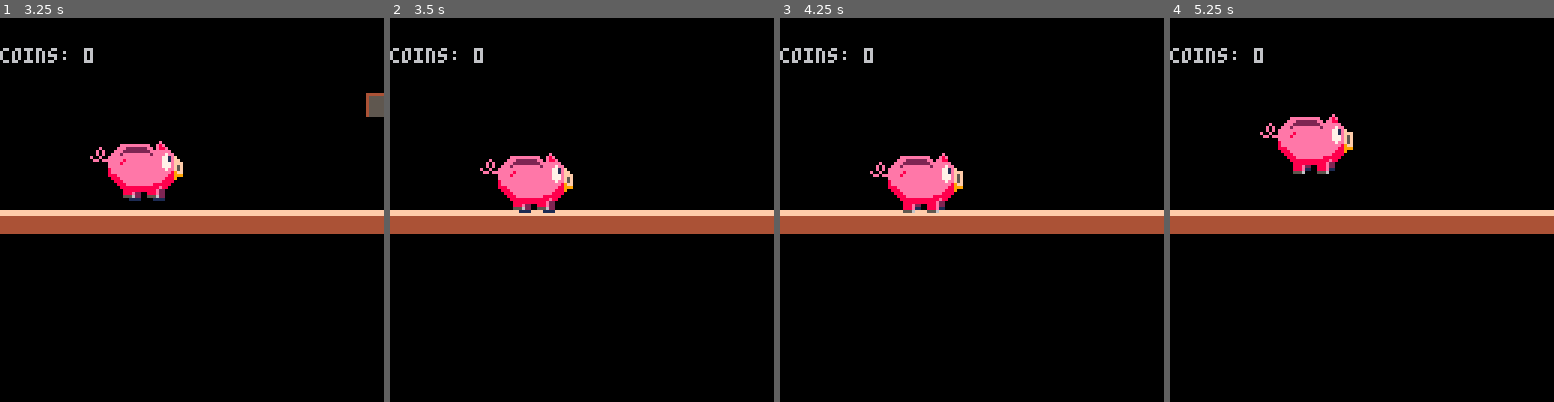
Above: before the commit, frames 1-4 (left to right).
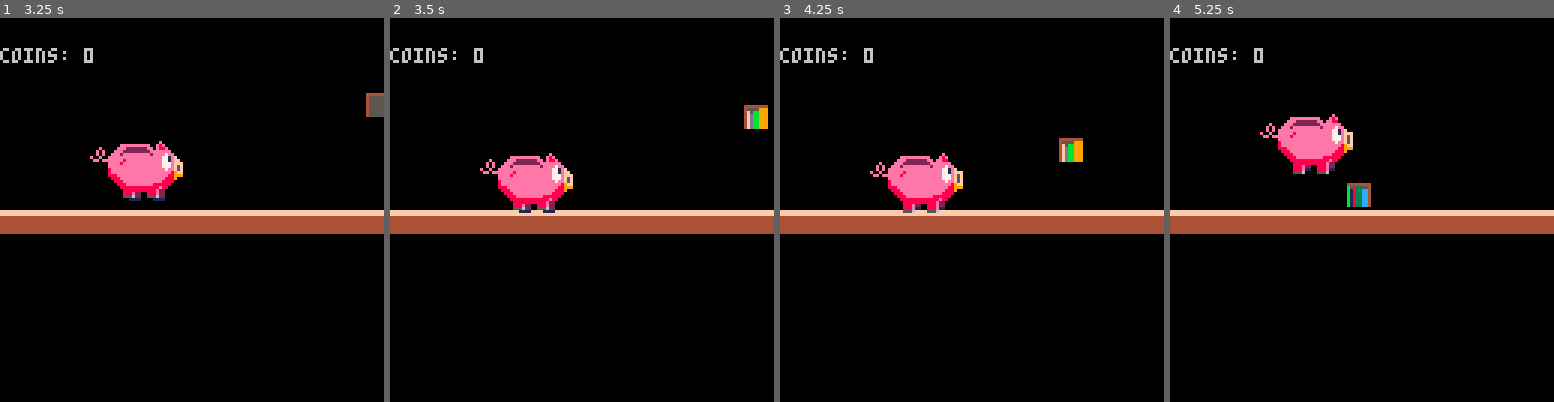
Above: after the commit, the same moments.

Repository: Houzvicka/ld44
Game: PICO-8 cartridge piggy.p8
The game is run twice, just before and just after one commit, with the same random seed, the same clock (stepped at 60 frames per second) and the same inputs.
Inputs:
- Up to frame 1 (3.25 s): hold Right 1.6-2.1 s; hold Up 2.15-2.42 s; hold Right 2.47-3.03 s; hold Left from 3.08 s (still down)
- Up to frame 2 (3.5 s): keep holding Left
- Up to frame 3 (4.25 s): release Left at 3.58 s; hold Right from 4.02 s (still down)
- Up to frame 4 (5.25 s): release Right at 4.68 s; hold Up 4.73-5.03 s; hold Left from 5.08 s (still down)

Frame 1 is identical in both runs. In frame 2, 0.4% of the frame differs, in the area x 92-99%, y 22-29%; in frame 3, 0.4%; in frame 4, 0.4%.

Commit message:
Update piggy.p8
new assets

Diff:
--- a/piggy.p8
+++ b/piggy.p8
@@ -352,7 +352,7 @@
 
 
 __gff__
-0001010000000008010100000404040401010100000000000000000000000000000000010100000000000000000000000100000101000000000000000000000004000000000000000000000000000000000000000000000000000000000000000000000000000000000000000000000000000000000000000000000000000000
+0001010101000008010100000404040401010101010000000000000000000000000000010100000000000000000000000100000101000000000000000000000004000000000000000000000000000000000000000000000000000000000000000000000000000000000000000000000000000000000000000000000000000000
 0000010100000000000000000000000000000101000000000000000000000000000000000000000000000000000000000000000000000000000000000000000001010000040404080000000000000000000000000000000000000000000000000000000000000000000000000000000000000000000000000000000000000000
 __map__
 0000000000000000000000000000000000000000000000000000000000000000000000000000000000000000000000000000000000000000000000000000000000000000000000000000000000000000000000000000000000000000000000000000000000000000000000000000000000000000000000000000000000000000
Not shown, changed: 17 lines of the sprite sheet (__gfx__) section of piggy.p8
